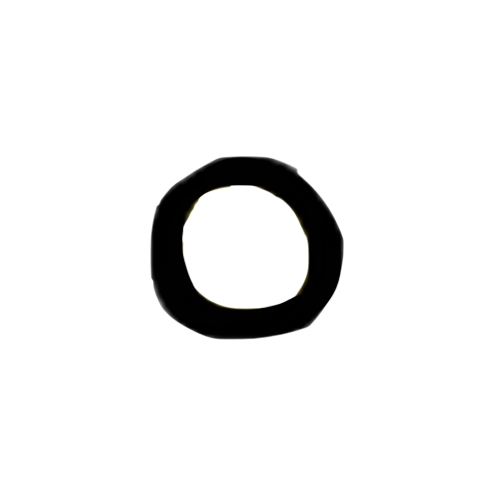
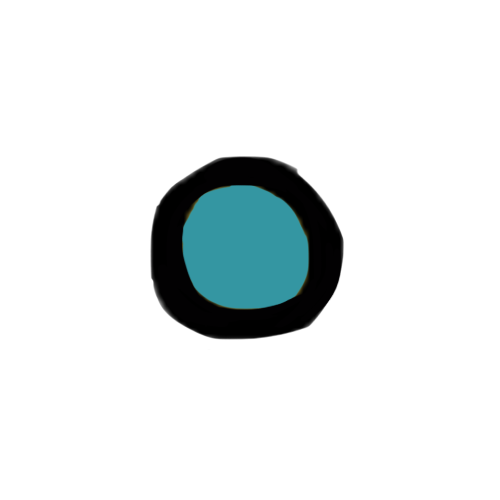
Layered file, before and after one edit (500x500). Changes by layer:
added layer "Layer 3" above "Layer 2" over left=182, top=184, right=310, bottom=310
added layer "Layer 2" above "Layer 1" over left=182, top=184, right=310, bottom=310
added layer "Layer 1" over left=182, top=184, right=310, bottom=310
